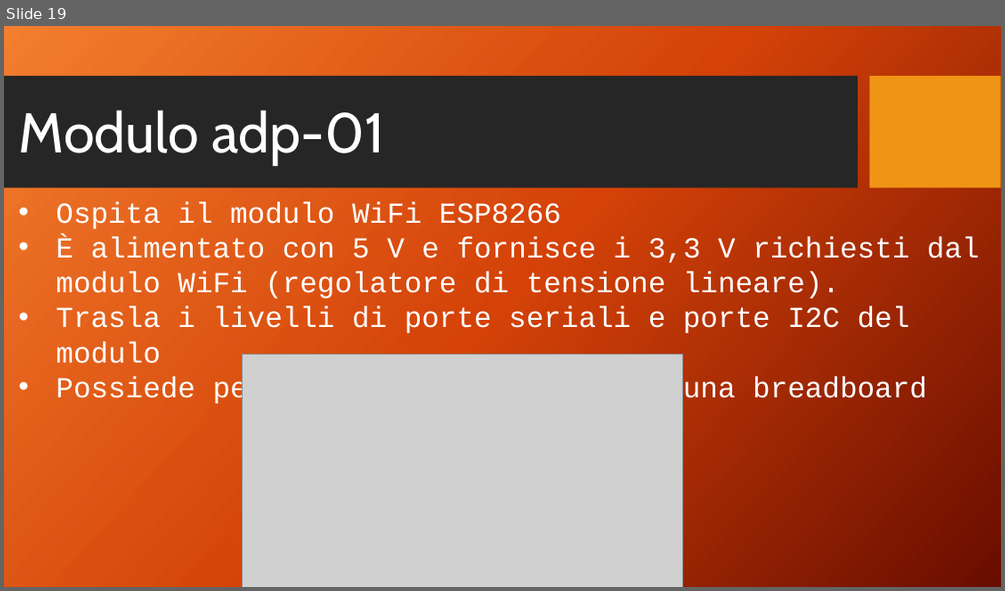
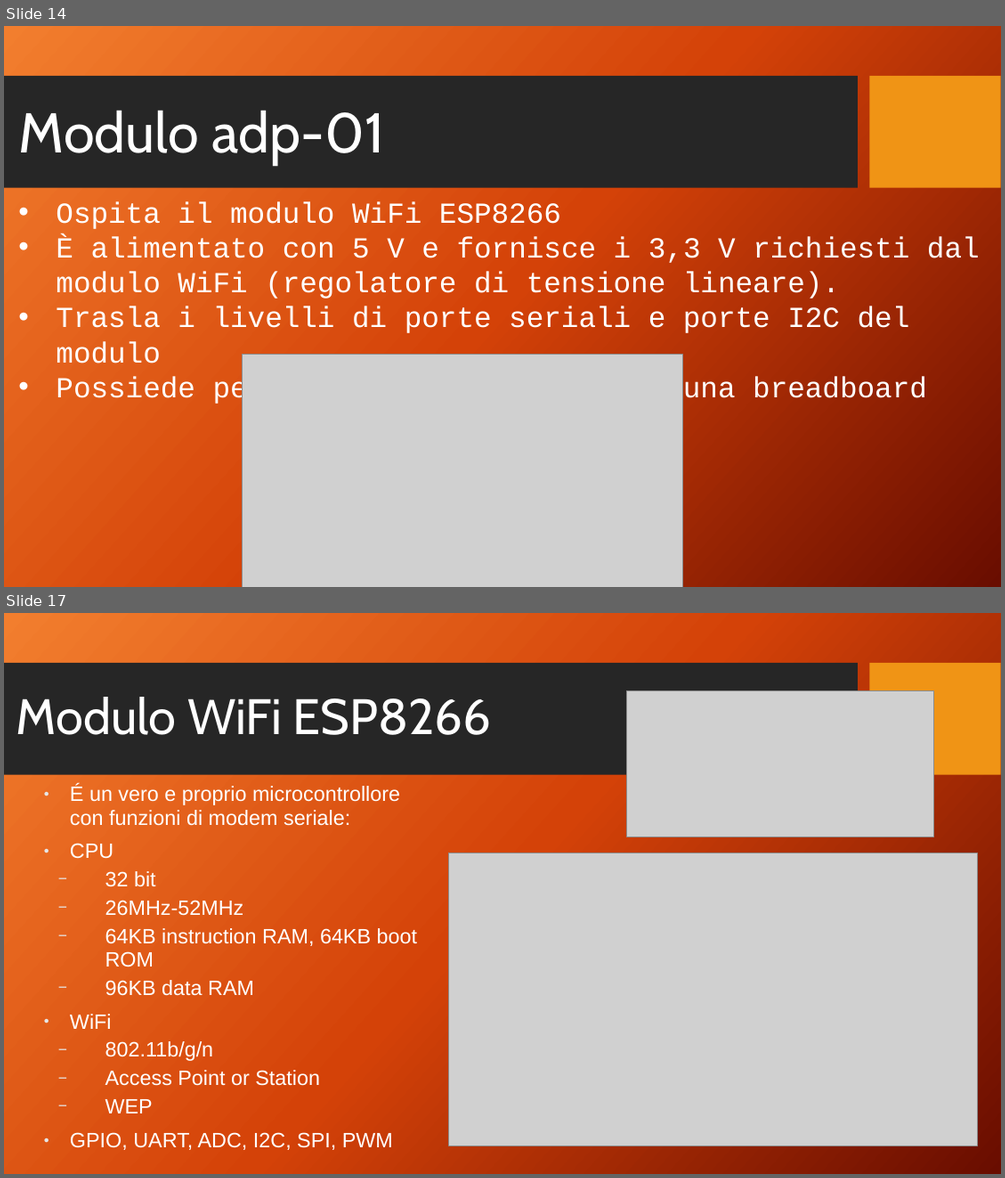
Before and after one commit to sebastianomelita/seismolab, a slide deck: files/seismoclouddevice-arduino-master/PROGGETTO SAPIENZA .pptx. Shown one above the other, each under a label of ours: slide 19 before the commit, slides 14 and 17 after it; the slides between them are not shown. The pictures are 1005x591 and 1005x1178 pixels, drawn with LibreOffice and Linux fonts; fonts in the diff are those of the drawing; grey boxes stand for pictures; background and template pictures are left out. Boxes give left, top, right and bottom in pixels: in the first picture for what was removed or moved away, otherwise in the second. Text is boxed around its words. In the diff, an @@ line names an element or a change of style, - is before the commit and + after.

```diff
--- a/files/seismoclouddevice-arduino-master/PROGGETTO SAPIENZA .pptx
+++ b/files/seismoclouddevice-arduino-master/PROGGETTO SAPIENZA .pptx
@@ slide 17 added at <box>4,613,1001,1174</box>, background picture (left out); not listed: 2 template elements that a slide beside it also shows @@
@@ picture added at <box>627,690,934,836</box> @@
@@ title added at <box>16,697,492,735</box>, 48 pt, text #FFFFFF @@
+Modulo WiFi ESP8266
@@ text added at <box>70,785,417,1150</box>, 20 pt, text #FFFFFF @@
+● É un vero e proprio microcontrollore con funzioni di modem seriale:
+● CPU
+  − 32 bit
+  − 26MHz-52MHz
+  − 64KB instruction RAM, 64KB boot ROM
+  − 96KB data RAM
+● WiFi
+  − 802.11b/g/n
+  − Access Point or Station
+  − WEP
+● GPIO, UART, ADC, I2C, SPI, PWM
@@ picture added at <box>449,853,978,1145</box> @@
@@ what was slide 19 is now slide 14 @@
```
Also in this commit, not shown: 1 slide changed, 3 other slides added, 2 slides removed.
